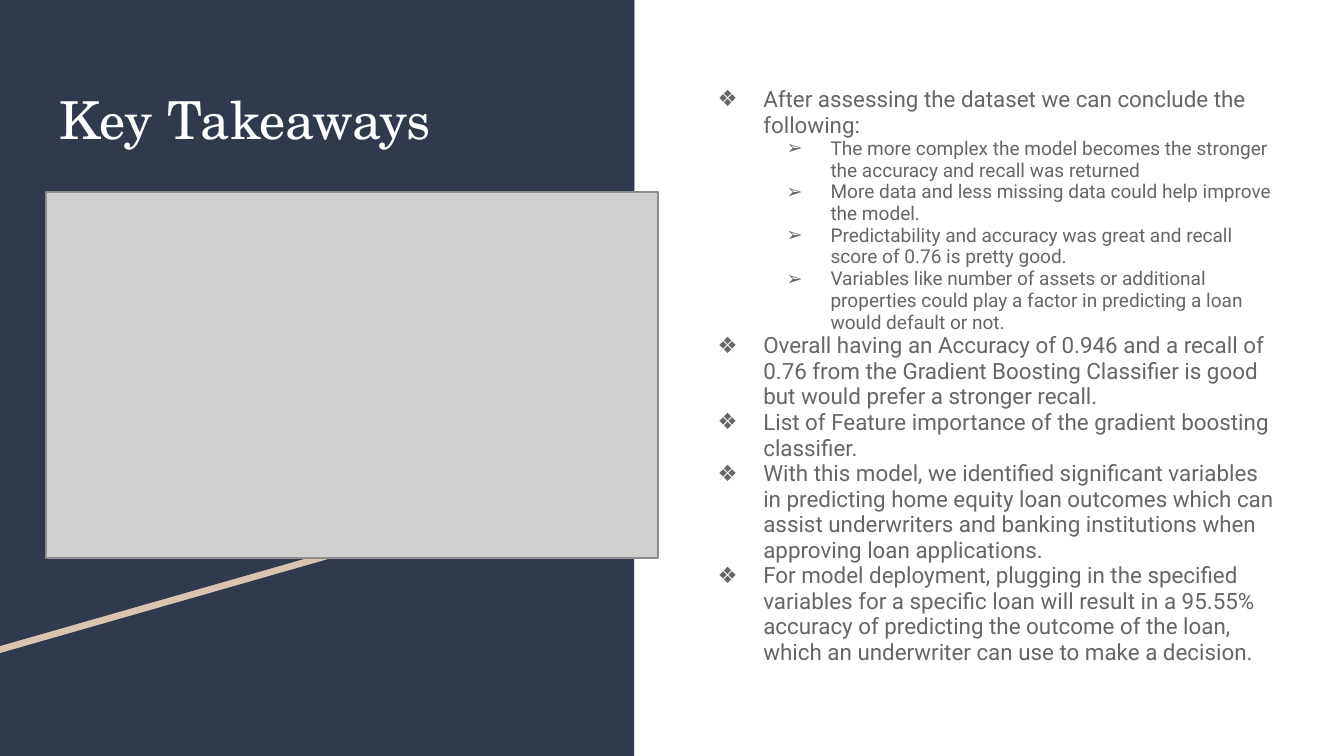
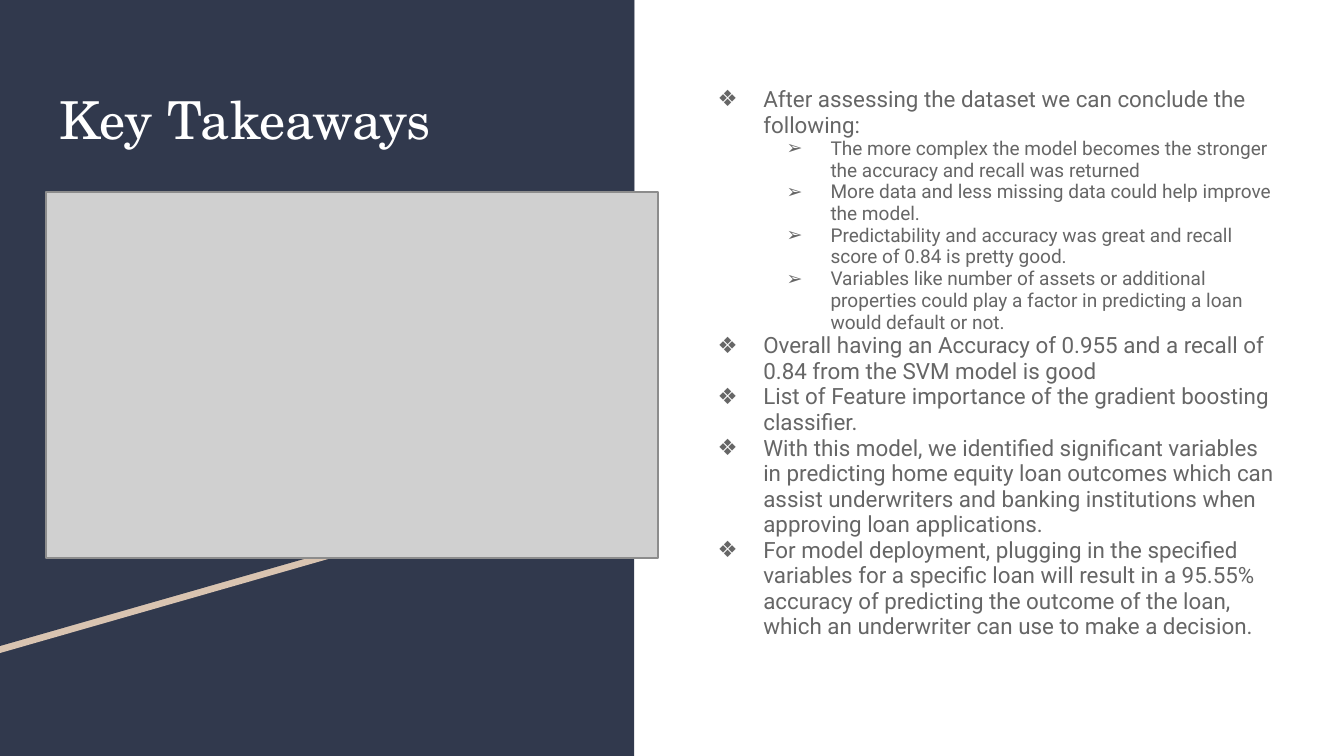
Before and after one commit to jake052799/ThinkfulProjectsAssessmentsandData, a slide deck: slide 14 of Capstone Folder/HMEQCapstone2/HomeEquityDefaultPrediction.pptx. Drawn at 1344x756 pixels with LibreOffice and Linux fonts; fonts in the diff are those of the drawing; grey boxes stand for pictures. Boxes give left, top, right and bottom in pixels: in the first picture for what was removed or moved away, otherwise in the second. Text is boxed around its words. In the diff, an @@ line names an element or a change of style, - is before the commit and + after.

```diff
--- a/Capstone Folder/HMEQCapstone2/HomeEquityDefaultPrediction.pptx
+++ b/Capstone Folder/HMEQCapstone2/HomeEquityDefaultPrediction.pptx
@@ text at <box>831,227,1232,267</box>: text changed @@
-  ➢ Predictability and accuracy was great and recall score of 0.76 is pretty good.
+  ➢ Predictability and accuracy was great and recall score of 0.84 is pretty good.
@@ text at <box>763,336,1264,384</box>: text changed @@
-❖ Overall having an Accuracy of 0.946 and a recall of 0.76 from the Gradient Boosting Classifier is good but would prefer a stronger recall.
+❖ Overall having an Accuracy of 0.955 and a recall of 0.84 from the SVM model is good
```
Also in this commit, not shown: 2 other slides changed.
